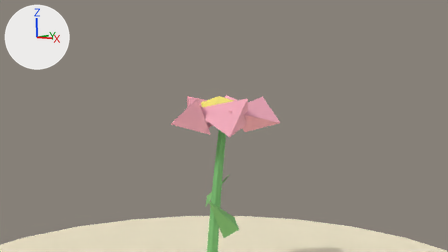
Before and after pictures for a commit that changed the Blender file tools/mcp/blender-mcp/50-Vegetacion/flor_isla_lowpoly_baja.blend.
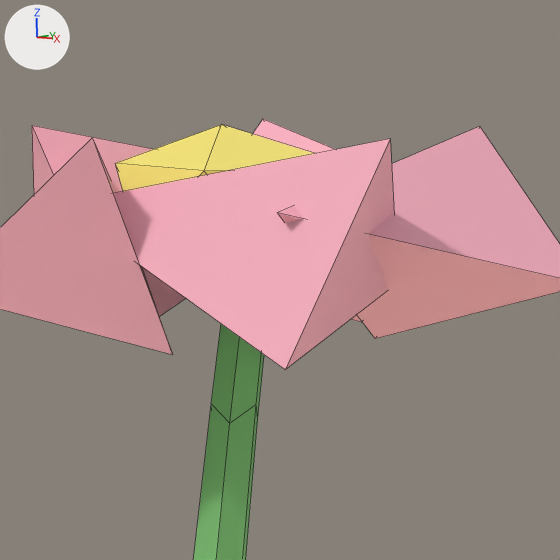
The first picture shows the older version from the file's camera 'CAM_FlorIsla'. The close-ups show the older and then the newer version on the part from 41% to 62% of the width and 30% to 67% of the height of that picture. Only the edits that show in the close-ups are written down. Every picture has the same lights, and +X, +Y and +Z are marked at upper left. The close-ups show mesh edges as thin lines.

Objects in the first close-up: 'SM_Tallo_M_Centro_Flor', 'SM_Tallo_M_Petalo_Flor', 'SM_Tallo_M_Tallo_Flor'.
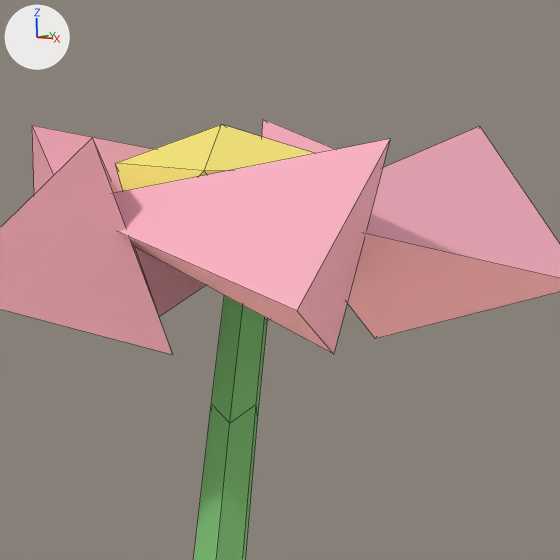
Where the newer file only moved an object's origin or applied its transform, the numbers keep the older frame.

The change, as a diff of the scene's bpy script:
```diff
--- a/tools/mcp/blender-mcp/50-Vegetacion/flor_isla_lowpoly_baja.blend.py
+++ b/tools/mcp/blender-mcp/50-Vegetacion/flor_isla_lowpoly_baja.blend.py
@@ me_sm_tallo_m_petalo_flor_001 @@
 # used by ob_sm_tallo_m_petalo_flor; location = (0.0, 0.0, 0.045)
-me_sm_tallo_m_petalo_flor_001.from_pydata(...)  # 20 vertices, 20 faces; spans x -0.242..0.41, y -0.307..0.249, z 0.962..1.183
-me_sm_tallo_m_petalo_flor_001.vertices[5].co = (0.061, 0.249, 0.962)  # pixel (361, 322)
-me_sm_tallo_m_petalo_flor_001.vertices[6].co = (-0.05, 0.038, 1.029)
-me_sm_tallo_m_petalo_flor_001.vertices[17].co = (0.278, -0.178, 0.962)  # pixel (285, 369)
-me_sm_tallo_m_petalo_flor_001.vertices[18].co = (0.244, 0.057, 1.029)
+me_sm_tallo_m_petalo_flor_001.from_pydata(...)  # 20 vertices, 20 faces; spans x -0.242..0.41, y -0.307..0.343, z 0.962..1.183
+# me_sm_tallo_m_petalo_flor_001 part 1
+me_sm_tallo_m_petalo_flor_001.vertices[5].co = (0.049, 0.343, 1.029)
+me_sm_tallo_m_petalo_flor_001.vertices[6].co = (0.015, 0.107, 0.962)
+# me_sm_tallo_m_petalo_flor_001 part 2
+me_sm_tallo_m_petalo_flor_001.vertices[17].co = (0.343, -0.247, 1.029)  # pixel (296, 310)
+me_sm_tallo_m_petalo_flor_001.vertices[18].co = (0.232, -0.037, 0.962)  # pixel (333, 354)
 me_sm_tallo_m_petalo_flor_001.materials.append(mat_mat_petalo_flor)
```

Boxes (x1, y1, x2, y2) around the edits, measured in the close-ups (560 x 560 px; the box of a moved part takes in the faces that stretch with it):
'SM_Tallo_M_Petalo_Flor', reshaped
    before: (0, 119, 560, 370)
    after: (0, 119, 560, 355)
part 1 of me_sm_tallo_m_petalo_flor_001, moved or reshaped
    before: (253, 119, 362, 322)
    after: (262, 119, 335, 321)
part 2 of me_sm_tallo_m_petalo_flor_001, moved or reshaped
    before: (114, 139, 394, 370)
    after: (114, 139, 390, 354)
